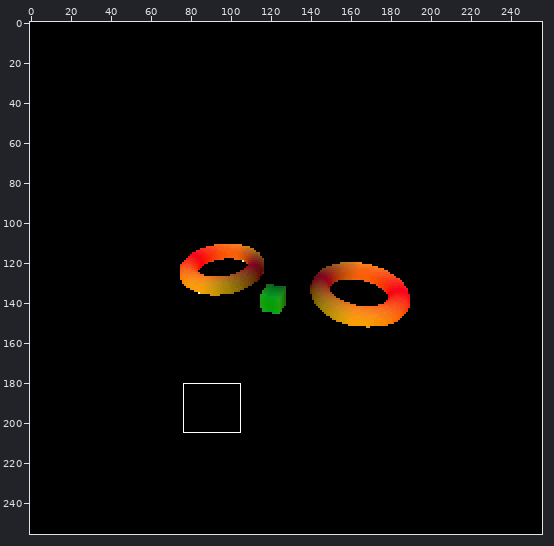
Sprite sheet -- images/part_8/part_8_1.png. The picture above shows the old version from afar; the outline marks the close-up.
Close-up. Old version:
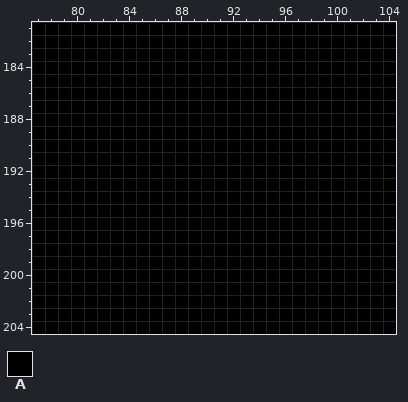
The file is 256x256 pixels. Colours within 5 levels of each other are drawn and written as one. Shown: x 77..104, y 181..204. The commit also changed other parts of the picture, which this record leaves out.
Palette (. is transparent): A #000000
Pixels before, first column x 77:
181 AAAAAAAAAAAAAAAAAAAAAAAAAAAA
182 AAAAAAAAAAAAAAAAAAAAAAAAAAAA
183 AAAAAAAAAAAAAAAAAAAAAAAAAAAA
184 AAAAAAAAAAAAAAAAAAAAAAAAAAAA
185 AAAAAAAAAAAAAAAAAAAAAAAAAAAA
186 AAAAAAAAAAAAAAAAAAAAAAAAAAAA
187 AAAAAAAAAAAAAAAAAAAAAAAAAAAA
188 AAAAAAAAAAAAAAAAAAAAAAAAAAAA
189 AAAAAAAAAAAAAAAAAAAAAAAAAAAA
190 AAAAAAAAAAAAAAAAAAAAAAAAAAAA
191 AAAAAAAAAAAAAAAAAAAAAAAAAAAA
192 AAAAAAAAAAAAAAAAAAAAAAAAAAAA
193 AAAAAAAAAAAAAAAAAAAAAAAAAAAA
194 AAAAAAAAAAAAAAAAAAAAAAAAAAAA
195 AAAAAAAAAAAAAAAAAAAAAAAAAAAA
196 AAAAAAAAAAAAAAAAAAAAAAAAAAAA
197 AAAAAAAAAAAAAAAAAAAAAAAAAAAA
198 AAAAAAAAAAAAAAAAAAAAAAAAAAAA
199 AAAAAAAAAAAAAAAAAAAAAAAAAAAA
200 AAAAAAAAAAAAAAAAAAAAAAAAAAAA
201 AAAAAAAAAAAAAAAAAAAAAAAAAAAA
202 AAAAAAAAAAAAAAAAAAAAAAAAAAAA
203 AAAAAAAAAAAAAAAAAAAAAAAAAAAA
204 AAAAAAAAAAAAAAAAAAAAAAAAAAAA
And afterwards:
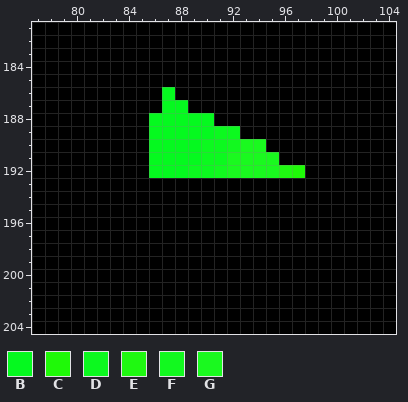
Colours new in this view: B #05f91f  C #1ff908  D #0cf91f  E #1ff911  F #12f91f  G #1af91f
Change:
{"y":186,"x":87,"old":"A","new":"B"}
{"y":187,"x":87,"old":"AA","new":"BB"}
{"y":188,"x":86,"old":"AAAAA","new":"BBBBB"}
{"y":189,"x":86,"old":"AAAAAAA","new":"BBBBBDD"}
{"y":190,"x":86,"old":"AAAAAAAAA","new":"BBBBDDFGG"}
{"y":191,"x":86,"old":"AAAAAAAAAA","new":"BBBBDDGGGG"}
{"y":192,"x":86,"old":"AAAAAAAAAAAA","new":"BBBDDFGGGGEC"}
{"label":"changed","picture_box":[149,87,305,178]}
